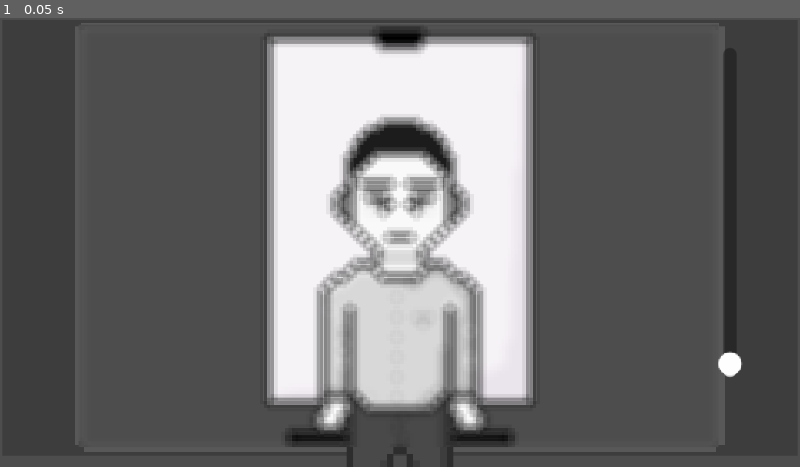
Above: before the commit, frame 1.
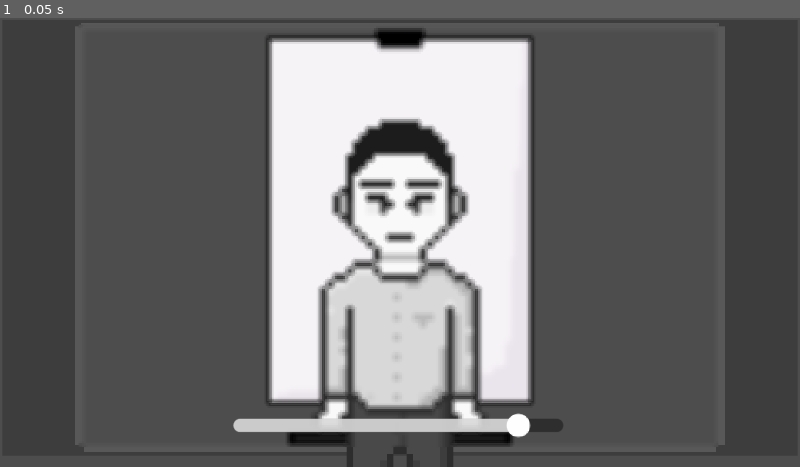
Above: after the commit, the same moment.

Repository: bianca-bezerra/CINExpress
Game: Godot game, scene res://scenes/levels/cam_level.tscn
Same seed, same stepped clock (60 frames per second), same inputs: the game is played once before the commit and once after it. This scene is started directly instead of the project's main scene.
Inputs:
- Up to frame 1 (0.05 s): no input

The runs differ from the first frame. In frame 1, 6.8% of the frame differs, in the area x 29-93%, y 1-95%.

Commit message:
feat: agora tem dois scroll na cena da camera

Diff:
--- a/scenes/levels/cam_level.gd
+++ b/scenes/levels/cam_level.gd
@@ -3,7 +3,6 @@
 @export var MAX_POINTS = 100
 @export var SLIDER_GROW_FACTOR = 5
 
-@onready var slider = $VSlider
 @onready var shaderRect = $RectBlur
 @onready var v_slider_default_modulate = $VSlider.modulate
 @onready var floating_text_scene = preload("res://scenes/floating_text.tscn")
@@ -14,11 +13,21 @@
 
 var _phrases = ["Diga Xiss!", "Uau!", "Massa!"]
 
+@onready var _sliders = [$HSlider, $VSlider]
+@onready var _current_slider = _sliders.pick_random()
+
 func _ready() -> void:
-	slider.grab_focus()
-	slider.max_value = slider_len
-	slider.max_value = slider_len
+	for _slider in _sliders:
+		if _slider != _current_slider:
+			_slider.visible = false
+	_current_slider.grab_focus()
+	_current_slider.max_value = slider_len
+	_current_slider.max_value = slider_len
 	point = randi_range(slider_len/2, 2 + slider_len/2)
+	_current_slider.value = randi_range(point - slider_len/2, point + slider_len/2)
+	while _current_slider.value == point:
+		_current_slider.value = randi_range(point - slider_len/2, point + slider_len/2)
+
 
 func handle_win():
 	var floating_text: RichTextLabel = floating_text_scene.instantiate()
@@ -29,18 +38,21 @@
 	add_child(floating_text)
 	$AnimationPlayer.play("flash")
 
+	# TODO: Padronizar a lógica do score
+	PlayerManager.add_score(100)
+
 func _process(_delta: float) -> void:
-	var actual_point = slider.value
+	var actual_point = _current_slider.value
 	$DebugLabel.text = "Ponto atual: %d | Ponto: %d" % [actual_point, point]
 	if actual_point == point:
 		if Input.is_action_just_pressed("space"):
 			handle_win()
 			return
-		$VSlider.modulate = Color.GREEN
+		_current_slider.modulate = Color.GREEN
 	elif abs(actual_point - point) < 3:
-		$VSlider.modulate = Color.YELLOW
+		_current_slider.modulate = Color.YELLOW
 	else:
-		$VSlider.modulate = v_slider_default_modulate
+		_current_slider.modulate = v_slider_default_modulate
 
 	shaderRect.material.set("shader_parameter/offset", 2 * (point  - actual_point))
 
--- a/scenes/levels/cam_level.tscn
+++ b/scenes/levels/cam_level.tscn
@@ -94,4 +94,11 @@
 [node name="FeedbackMarker" type="Marker2D" parent="."]
 position = Vector2(353, 31)
 
+[node name="HSlider" type="HSlider" parent="."]
+custom_minimum_size = Vector2(198, 16)
+offset_left = 140.0
+offset_top = 237.0
+offset_right = 338.0
+offset_bottom = 253.0
+
 [connection signal="animation_finished" from="AnimationPlayer" to="." method="_on_animation_player_animation_finished"]
--- a/scenes/levels/finger_scene.tscn
+++ b/scenes/levels/finger_scene.tscn
@@ -46,7 +46,7 @@
 frame_progress = 0.49256065
 
 [node name="CollisionShape2D" type="CollisionShape2D" parent="digital_reader"]
-position = Vector2(1, 36)
+position = Vector2(1, 11)
 shape = SubResource("RectangleShape2D_21gu7")
 
 [node name="Finger" type="CharacterBody2D" parent="."]
--- /dev/null
+++ b/scenes/person_scene.tscn
@@ -0,0 +1,17 @@
+[gd_scene load_steps=2 format=3 uid="uid://dpa7aggcq7yn8"]
+
+[ext_resource type="Texture2D" uid="uid://derrqbcyjmlrw" path="res://assets/sprites/ninguem.png" id="1_n441k"]
+
+[node name="PersonScene" type="Node2D"]
+
+[node name="AnimationPlayer" type="AnimationPlayer" parent="."]
+root_node = NodePath("../Person")
+
+[node name="Background" type="Sprite2D" parent="."]
+position = Vector2(134, 166)
+scale = Vector2(2, 2)
+
+[node name="Person" type="Sprite2D" parent="."]
+position = Vector2(134, 166)
+scale = Vector2(2, 2)
+texture = ExtResource("1_n441k")
--- a/scripts/game_ui.gd
+++ b/scripts/game_ui.gd
@@ -5,10 +5,10 @@
 @onready var wallet: Label = $WalletLabel
 
 var floating_text_scene: PackedScene = preload("res://scenes/floating_text.tscn")
-
+var _score_to_show = 0.0
 func update_score_text():
-	$ScoreLabel.text = "SCORE: %.2f" % PlayerManager.get_score()
-
+	_score_to_show = move_toward(_score_to_show, PlayerManager.get_score(), 5)
+	$ScoreLabel.text = "SCORE: %.2f" % _score_to_show
 
 func _format_time(remaining_time: float) -> String:
 	@warning_ignore("integer_division")
@@ -22,6 +22,7 @@
 	PlayerManager.score_chaged.connect(_on_player_score_changed)
 
 func _process(_delta: float) -> void:
+	update_score_text()
 	var timer: Timer = GameManager.game_timer
 	timer_progress.text = _format_time(timer.time_left)
 	wallet.text = "CINs: %d" % PlayerManager.get_cin_count()
@@ -34,5 +35,4 @@
 	add_child(added_score_obj)
 
 func _on_player_score_changed(new_score: float):
-	update_score_text()
 	spawn_added_score(new_score)
--- a/scripts/quickly_type_level.gd
+++ b/scripts/quickly_type_level.gd
@@ -14,11 +14,11 @@
 var _round_start_time: float = 0.0
 
 func unnanbrazile(letter: String) -> String:
-	if letter == 'á' or letter == 'ã': return 'a'
-	if letter == 'é' or letter == 'ẽ': return 'e'
-	if letter == 'í': return 'i'
-	if letter == 'ó' or letter == 'õ': return 'o'
-	if letter == 'ú': return 'u'
+	if letter == 'á' or letter == 'ã' or letter == 'â': return 'a'
+	if letter == 'é' or letter == 'ẽ' or letter == 'ê': return 'e'
+	if letter == 'í' or letter == 'î': return 'i'
+	if letter == 'ó' or letter == 'õ' or letter == 'ô': return 'o'
+	if letter == 'ú' or letter == 'û':  return 'u'
 	if letter == 'ç': return 'c'
 	return letter
 
